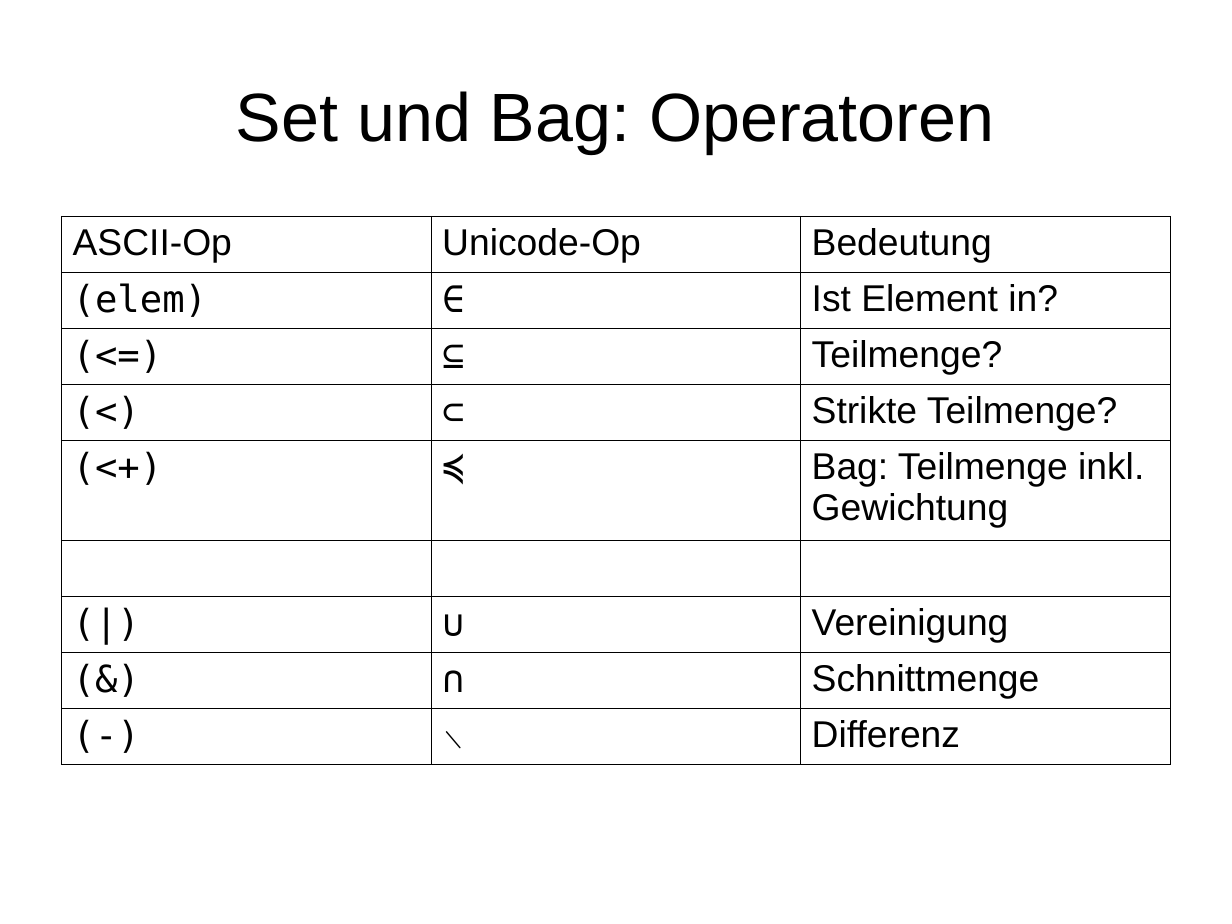
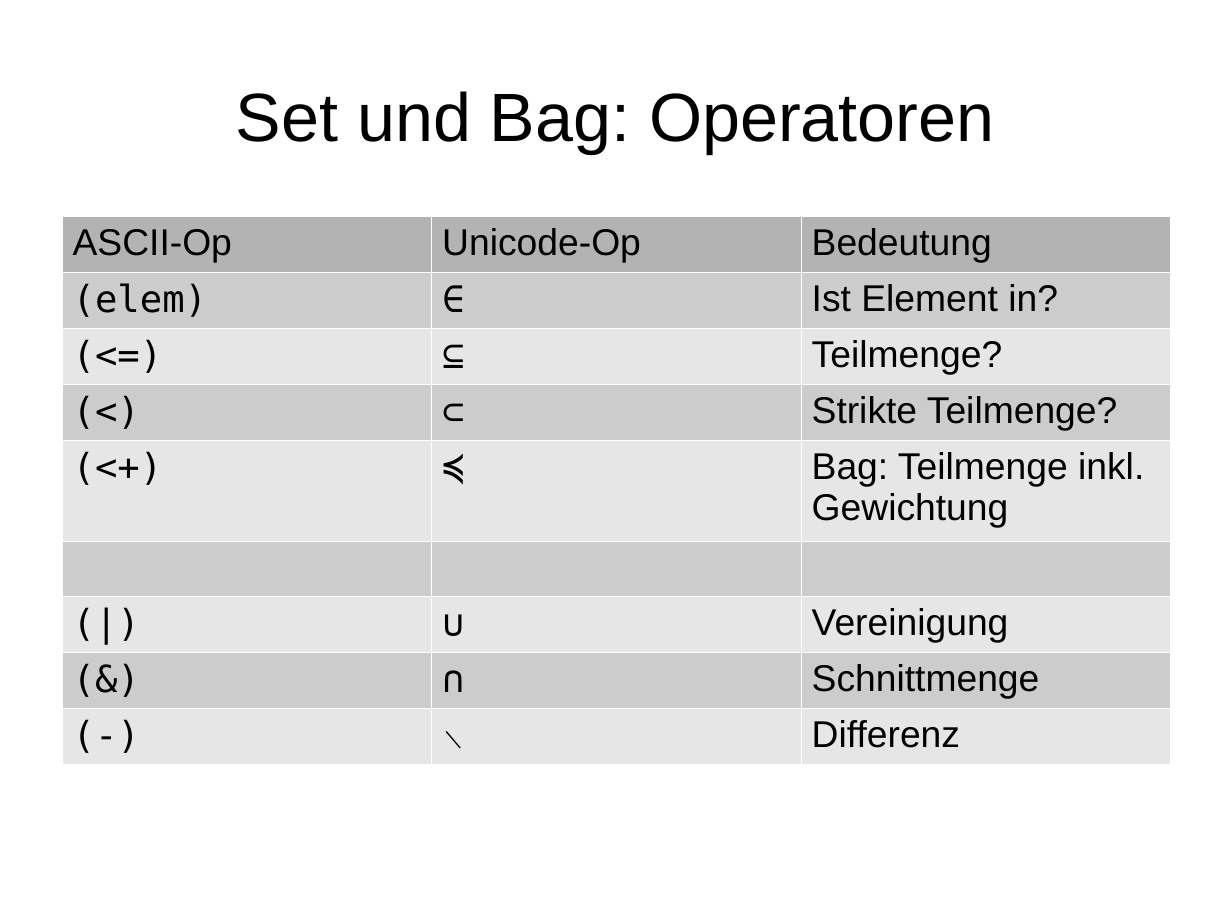
Before and after one commit to moritz/perl6-training-de, a slide deck: slide 42 of schulung.odp. Drawn at 1232x924 pixels with LibreOffice and Linux fonts; fonts in the diff are those of the drawing. Boxes give left, top, right and bottom in pixels: in the first picture for what was removed or moved away, otherwise in the second. Text is boxed around its words. In the diff, an @@ line names an element or a change of style, - is before the commit and + after.

```diff
--- a/schulung.odp
+++ b/schulung.odp
@@ table at (x1=61, y1=217, x2=1172, y2=752) @@
@@ fill none to #B3B3B3 in row 1 @@
@@ fill none to #CCCCCC in 9 cells @@
@@ fill none to #E6E6E6 in 12 cells @@
@@ borders changed @@
```
Also in this commit, not shown: 5 other slides changed, 6 slides added, 3 other files.
